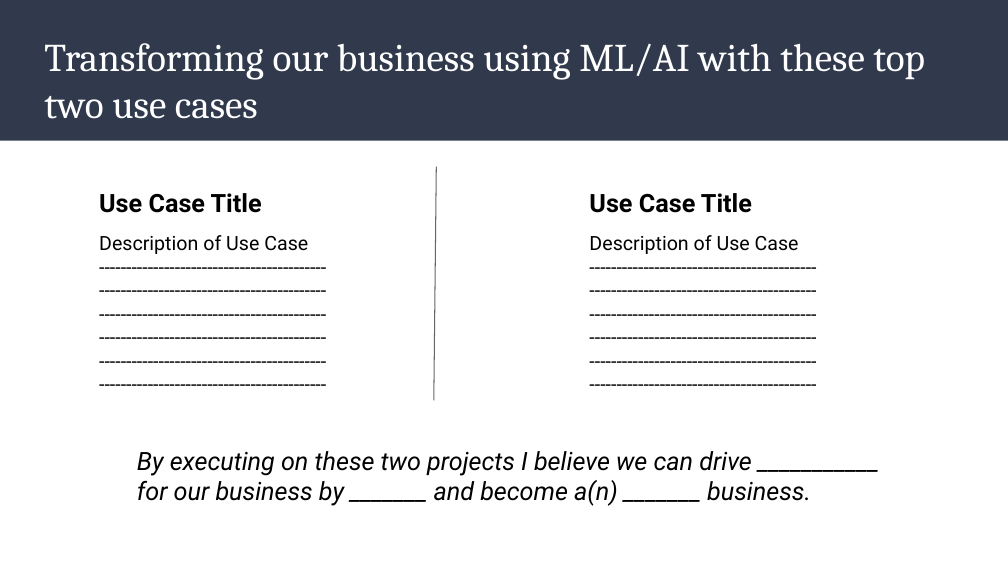
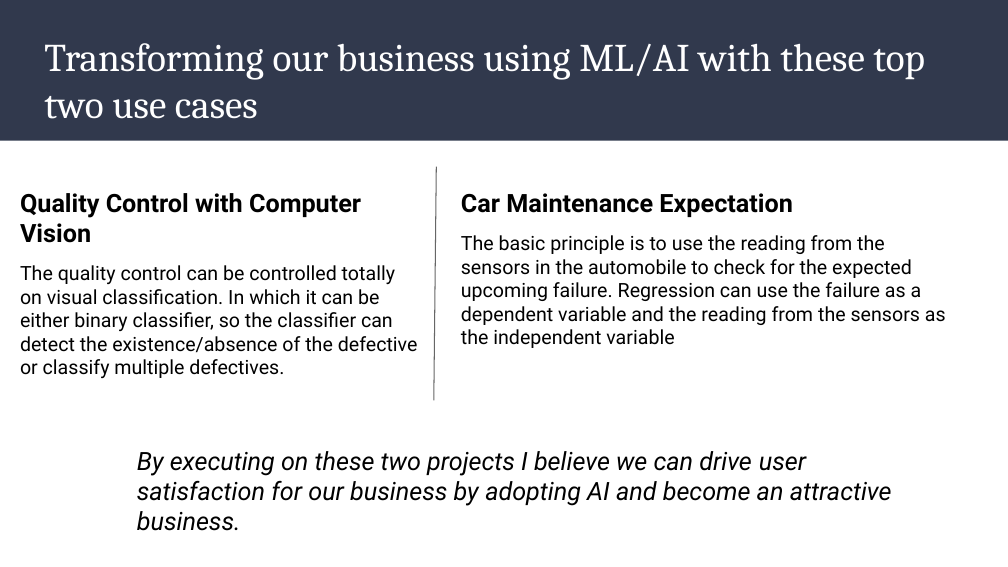
Before and after one commit to mohandesosama/Delivering-an-ML-AI-Strategy, a slide deck: slide 5 of 03_Final Presentation Template.pptx. Drawn at 1008x567 pixels with LibreOffice and Linux fonts; fonts in the diff are those of the drawing. Boxes give left, top, right and bottom in pixels: in the first picture for what was removed or moved away, otherwise in the second. Text is boxed around its words. In the diff, an @@ line names an element or a change of style, - is before the commit and + after.

```diff
--- a/03_Final Presentation Template.pptx
+++ b/03_Final Presentation Template.pptx
@@ text at bbox=[20, 193, 418, 378]: text changed @@
-Use Case Title
-Description of Use Case ------------------------------------------------------------------------------------
-------------------------------------------------------------------------------------
-------------------------------------------------------------------------------------
+Quality Control with Computer Vision
+The quality control can be controlled totally on visual classification. In which it can be either binary classifier, so the classifier can detect the existence/absence of the defective or classify multiple defectives.
@@ text at bbox=[461, 193, 946, 348]: text changed @@
-Use Case Title
-Description of Use Case ------------------------------------------------------------------------------------
-------------------------------------------------------------------------------------
-------------------------------------------------------------------------------------
+Car Maintenance Expectation
+The basic principle is to use the reading from the sensors in the automobile to check for the expected upcoming failure. Regression can use the failure as a dependent variable and the reading from the sensors as the independent variable
@@ text at bbox=[137, 451, 892, 531]: text changed @@
-By executing on these two projects I believe we can drive ___________ for our business by _______ and become a(n) _______ business.
+By executing on these two projects I believe we can drive user satisfaction for our business by adopting AI and become an attractive business.
```
Also in this commit, not shown: 6 other slides changed, 1 slide added, 1 slide removed, 2 other files.
